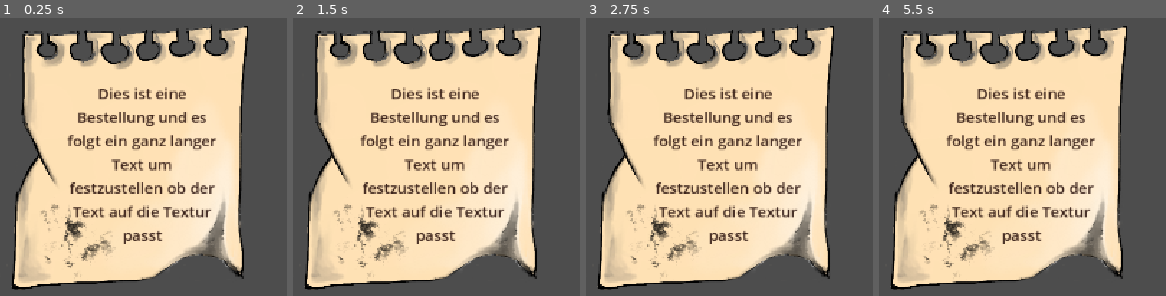
Above: before the commit, frames 1-4 (left to right).
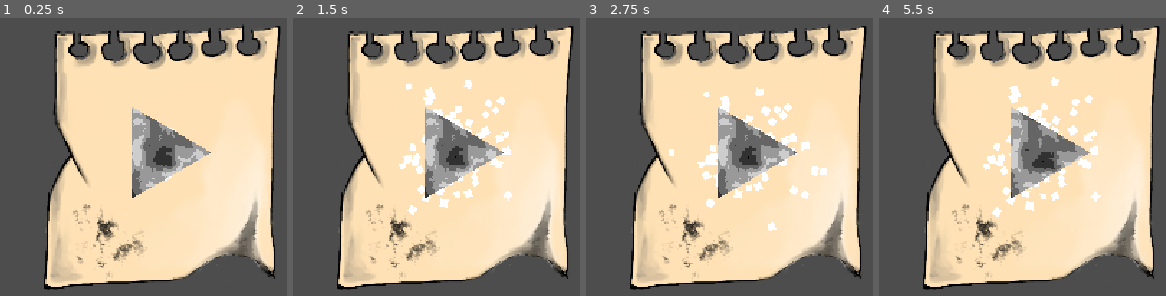
Above: after the commit, the same moments.

Repository: KIT-GameJam/Firework-Craft
Game: Godot game, scene res://entities/requests/request.tscn
The game is run twice, just before and just after one commit, with the same random seed, the same clock (stepped at 60 frames per second) and the same inputs. This scene is started directly instead of the project's main scene.
Inputs (mouse positions are in pixels of both pictures, inside the frame that each line leads up to):
- Up to frame 1 (0.25 s): no input
- Up to frame 2 (1.5 s): tap Enter at 0.5 s; move the mouse to (453, 148) at 0.52 s; hold D (move_right) 0.53-1.28 s; click (453, 148) at 0.67 s; move the mouse to (511, 215) at 1.27 s; hold S (move_down) from 1.28 s (still down)
- Up to frame 3 (2.75 s): move the mouse to (outside the picture) at 2.02 s; release S (move_down) at 2.03 s; hold D (move_right) from 2.03 s (still down)
- Up to frame 4 (5.5 s): move the mouse to (outside the picture) at 2.77 s; release D (move_right) at 2.78 s; hold W (move_up) 2.78-3.53 s; click (outside the picture) at 2.92 s; move the mouse to (outside the picture) at 3.52 s; hold A (move_left) 3.53-5.03 s; move the mouse to (1016, 126) at 4.27 s; move the mouse to (outside the picture) at 5.02 s; hold S (move_down) from 5.03 s (still down); click (outside the picture) at 5.17 s

The runs differ from the first frame. In frame 1, 41% of the frame differs, in the area x 3-98%, y 2-98%; in frame 2, 43%; in frame 3, 43%; in frame 4, 43%.

Commit message:
feat: particle in request

Diff:
--- a/entities/requests/request.tscn
+++ b/entities/requests/request.tscn
@@ -1,9 +1,10 @@
-[gd_scene load_steps=6 format=3 uid="uid://g32qgqix4jnk"]
+[gd_scene load_steps=7 format=3 uid="uid://g32qgqix4jnk"]
 
 [ext_resource type="Script" uid="uid://bc1082dxwa7xh" path="res://entities/requests/request.gd" id="1_a1vif"]
 [ext_resource type="Texture2D" uid="uid://b5ghgl0beh06p" path="res://textures/requests/note.png" id="2_unabi"]
 [ext_resource type="Texture2D" uid="uid://bfpruju0louq5" path="res://textures/requests/note_var1.png" id="3_rlswk"]
 [ext_resource type="Texture2D" uid="uid://dj3tqjygodrjd" path="res://textures/requests/note_var2.png" id="4_o5dor"]
+[ext_resource type="PackedScene" uid="uid://mr0nop6jx4b2" path="res://entities/flask/particles.tscn" id="5_dsi66"]
 
 [sub_resource type="LabelSettings" id="LabelSettings_stvmc"]
 font_size = 22
@@ -22,6 +23,7 @@
 textFieldSize = Array[Vector2]([Vector2(265, 65), Vector2(265, 65), Vector2(230, 65)])
 
 [node name="Label" type="Label" parent="."]
+visible = false
 layout_mode = 0
 offset_left = 80.0
 offset_top = 155.0
@@ -31,3 +33,23 @@
 label_settings = SubResource("LabelSettings_stvmc")
 horizontal_alignment = 1
 autowrap_mode = 3
+
+[node name="Control" type="MarginContainer" parent="."]
+layout_mode = 1
+anchors_preset = 8
+anchor_left = 0.5
+anchor_top = 0.5
+anchor_right = 0.5
+anchor_bottom = 0.5
+offset_left = -20.0
+offset_top = -20.0
+offset_right = 20.0
+offset_bottom = 20.0
+grow_horizontal = 2
+grow_vertical = 2
+scale = Vector2(0.6, 0.6)
+theme_override_constants/margin_left = 30
+theme_override_constants/margin_top = 70
+
+[node name="Particles" parent="Control" instance=ExtResource("5_dsi66")]
+layout_mode = 2
Binary file changed: textures/requests/note.png
Binary file added: textures/requests/note_old.png
Not shown, added: textures/requests/note_old.png.import
Binary file changed: textures/requests/note_var1.png
Binary file added: textures/requests/note_var1_old.png
Not shown, added: textures/requests/note_var1_old.png.import
Binary file changed: textures/requests/note_var2.png
Binary file added: textures/requests/note_var2_old.png
Not shown, added: textures/requests/note_var2_old.png.import
